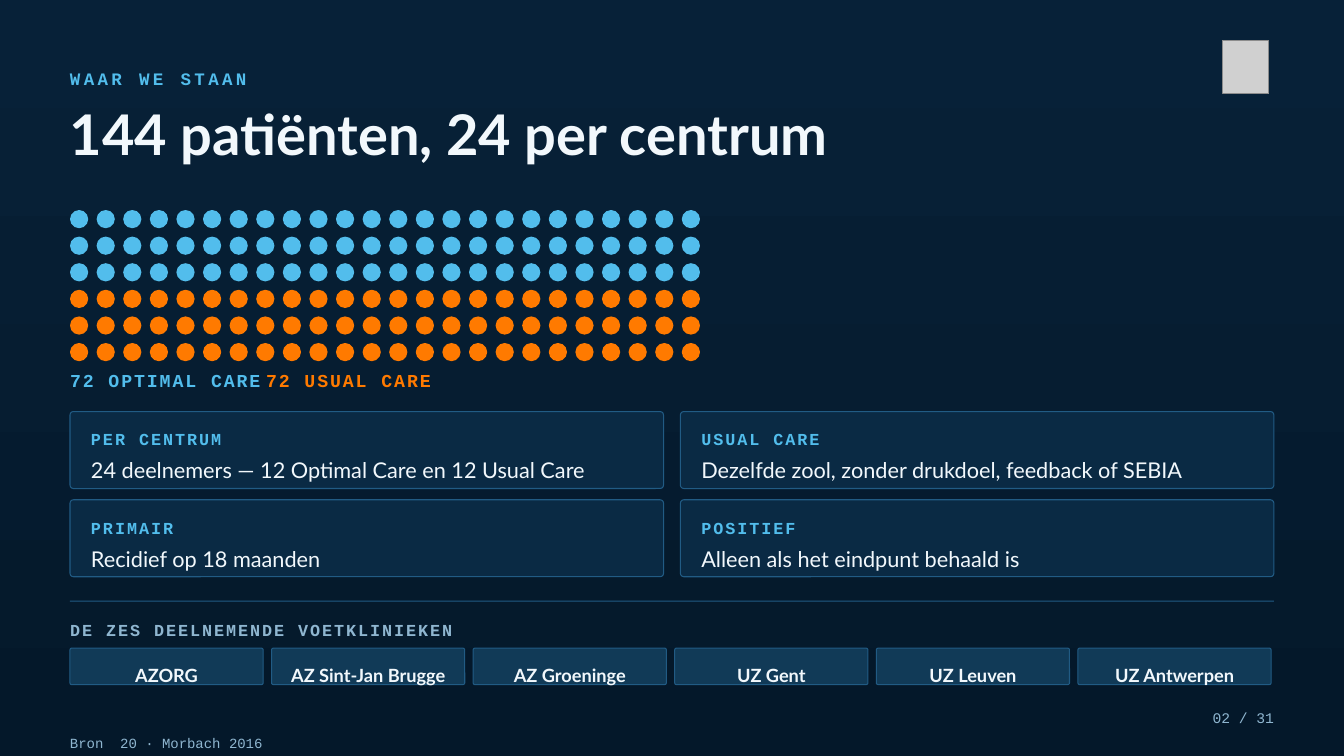
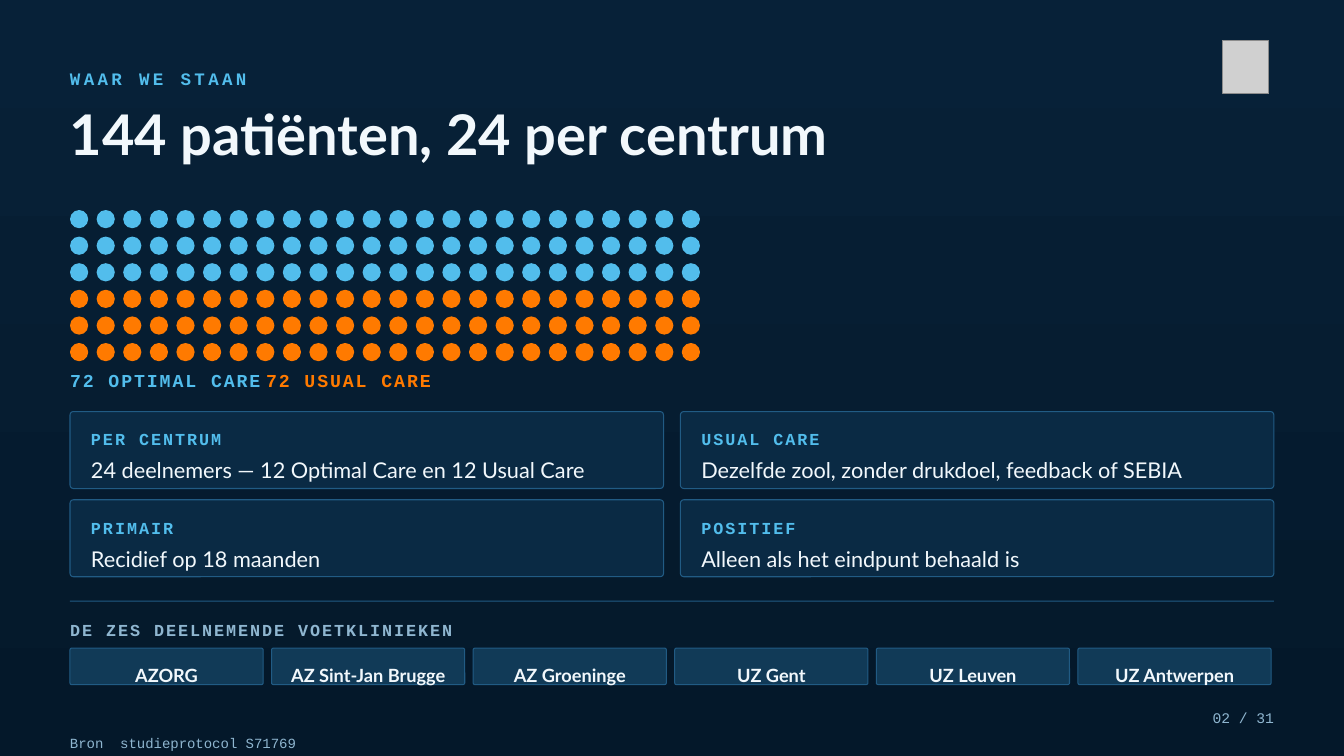
Before and after one commit to Dellfs/paradise-project, a slide deck: slide 2 of PARADISE_presentatie/PARADISE_az_groeninge.pptx. Drawn at 1344x756 pixels with LibreOffice and Linux fonts; fonts in the diff are those of the drawing; grey boxes stand for pictures. Boxes give left, top, right and bottom in pixels: in the first picture for what was removed or moved away, otherwise in the second. Text is boxed around its words. In the diff, an @@ line names an element or a change of style, - is before the commit and + after.

```diff
--- a/PARADISE_presentatie/PARADISE_az_groeninge.pptx
+++ b/PARADISE_presentatie/PARADISE_az_groeninge.pptx
@@ text at [70, 738, 296, 751]: text changed @@
-Bron 20 · Morbach 2016
+Bron studieprotocol S71769
```
Also in this commit, not shown: 3 other slides changed.
